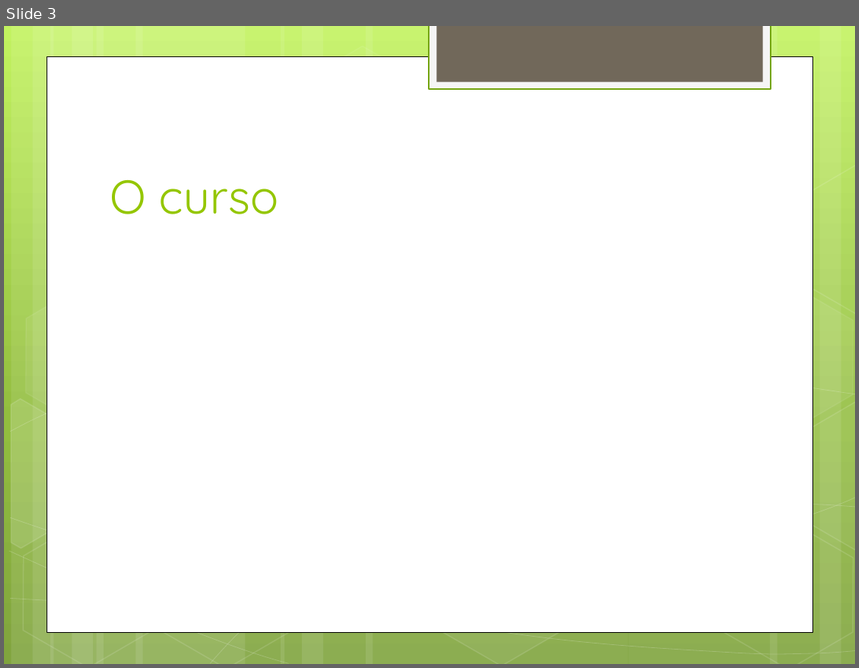
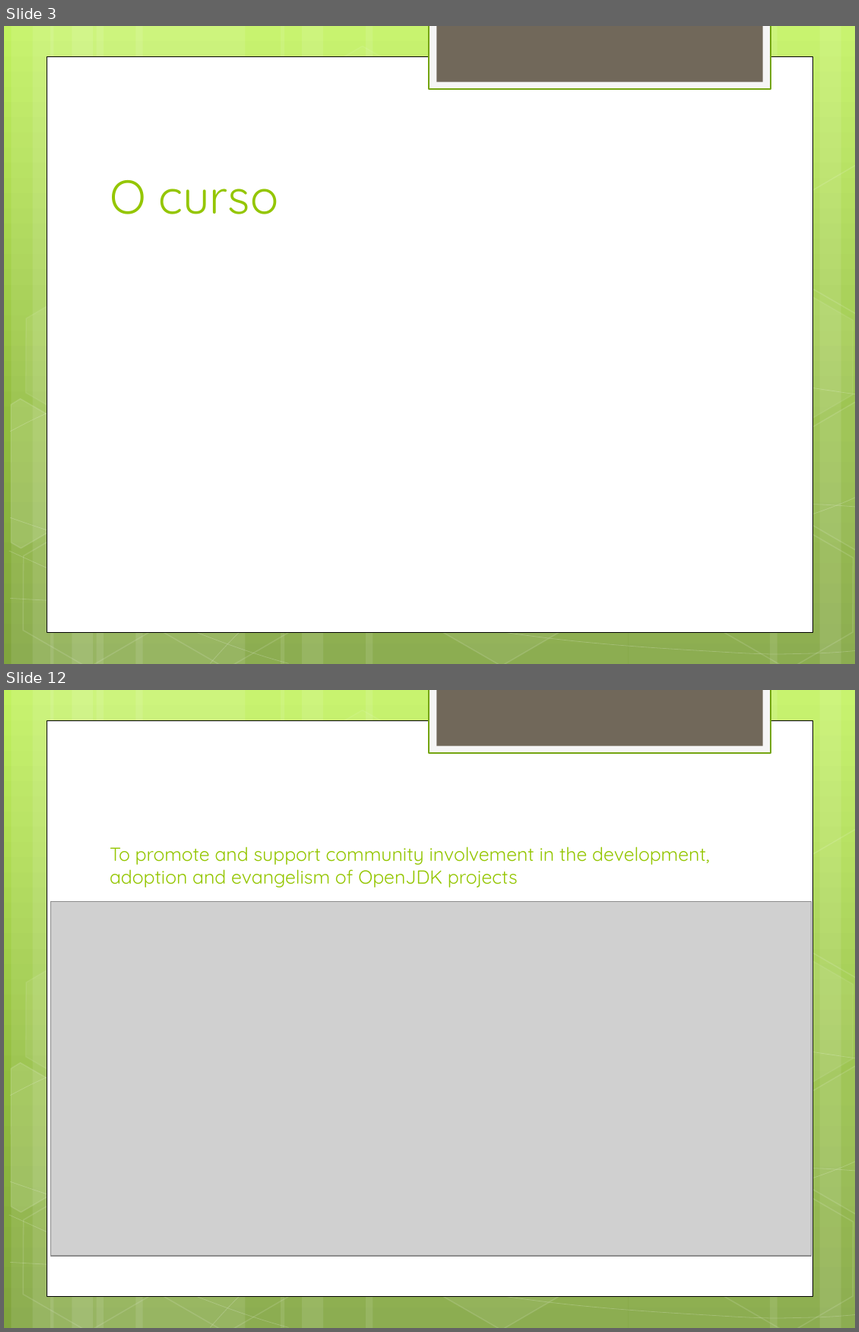
Before and after one commit to daividssilverio/altaperformance, a slide deck: doc/Alta Performance com Java.pptx. Shown one above the other, each under a label of ours: slide 3 before the commit, slides 3 and 12 after it; the slides between them are not shown. The pictures are 859x668 and 859x1332 pixels, drawn with LibreOffice and Linux fonts; fonts in the diff are those of the drawing; grey boxes stand for pictures. Boxes give left, top, right and bottom in pixels: in the first picture for what was removed or moved away, otherwise in the second. Text is boxed around its words. In the diff, an @@ line names an element or a change of style, - is before the commit and + after.

```diff
--- a/doc/Alta Performance com Java.pptx
+++ b/doc/Alta Performance com Java.pptx
@@ slide 12 added at [4, 690, 855, 1328], background gradient #C3F35F to #93BF3F to #81A53E; not listed: 31 template elements that a slide beside it also shows @@
@@ title added at [110, 847, 710, 888], 16 pt, text #94C600 @@
+To promote and support community involvement in the development, adoption and evangelism of OpenJDK projects
@@ picture added at [51, 902, 812, 1256] @@
```
Also in this commit, not shown: 21 other slides added, 2 slides removed.
